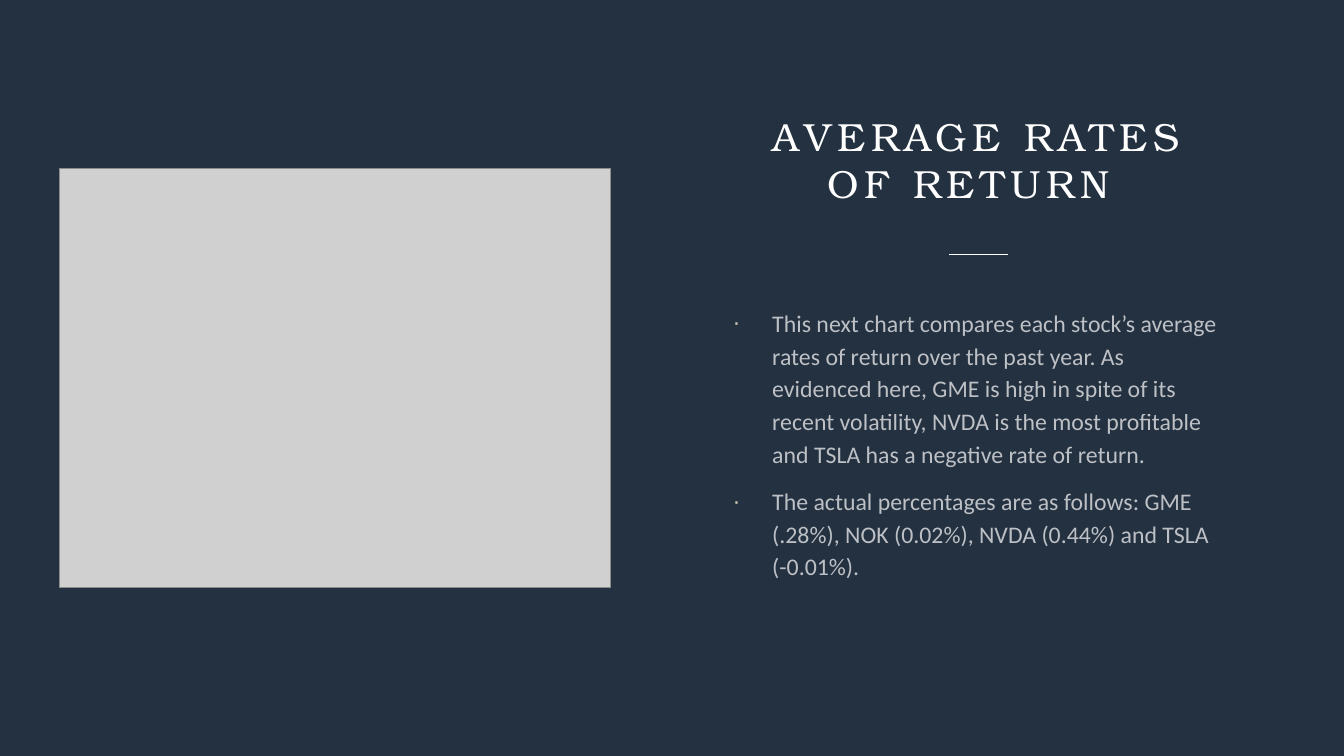
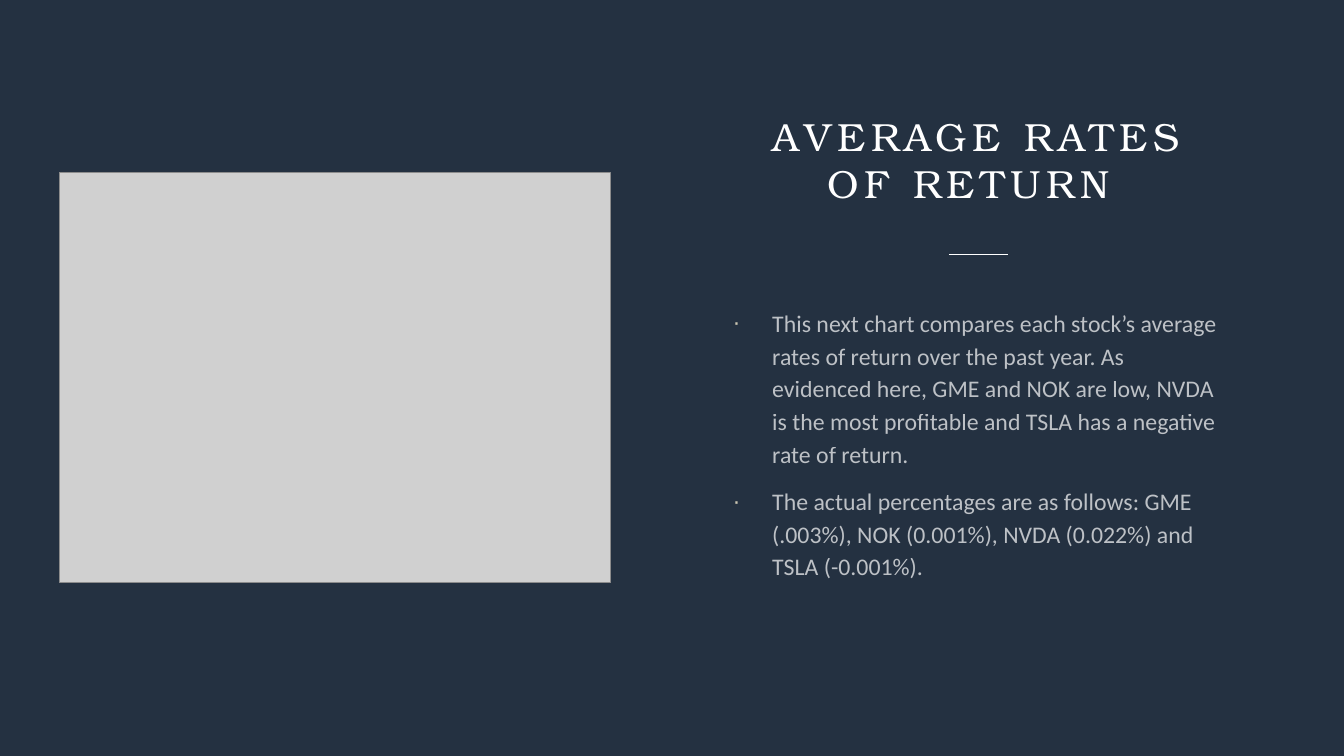
Before and after one commit to annikaboudwin/tech-stock-analysis, a slide deck: slide 10 of Brief tech stock analysis.pptx. Drawn at 1344x756 pixels with LibreOffice and Linux fonts; fonts in the diff are those of the drawing; grey boxes stand for pictures. Boxes give left, top, right and bottom in pixels: in the first picture for what was removed or moved away, otherwise in the second. Text is boxed around its words. In the diff, an @@ line names an element or a change of style, - is before the commit and + after.

```diff
--- a/Brief tech stock analysis.pptx
+++ b/Brief tech stock analysis.pptx
@@ picture: place and size @@
-picture at (59,168,610,587)
+picture at (59,172,610,583)
@@ text at (772,315,1215,578): text changed @@
-· This next chart compares each stock’s average rates of return over the past year. As evidenced here, GME is high in spite of its recent volatility, NVDA is the most profitable and TSLA has a negative rate of return.
-· The actual percentages are as follows: GME (.28%), NOK (0.02%), NVDA (0.44%) and TSLA (-0.01%).
+· This next chart compares each stock’s average rates of return over the past year. As evidenced here, GME and NOK are low, NVDA is the most profitable and TSLA has a negative rate of return.
+· The actual percentages are as follows: GME (.003%), NOK (0.001%), NVDA (0.022%) and TSLA (-0.001%).
```
Also in this commit, not shown: 6 other slides changed, 1 slide added.
